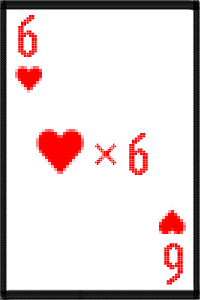
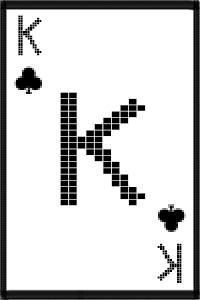
Layers edited between the first and the second (200, 300) image:
hid "x" over [95, 143, 117, 165]
renamed "6" to "K", painted on it over [157, 243, 183, 285]
renamed "6" to "K", painted on it over [60, 92, 148, 206]
renamed "6" to "K", painted on it over [18, 15, 42, 57]
showed group "梅花" (3 layers) over [14, 66, 186, 232]
hid group "红桃" (3 layers) over [15, 66, 186, 234]
hid "♥" over [36, 129, 84, 177]
